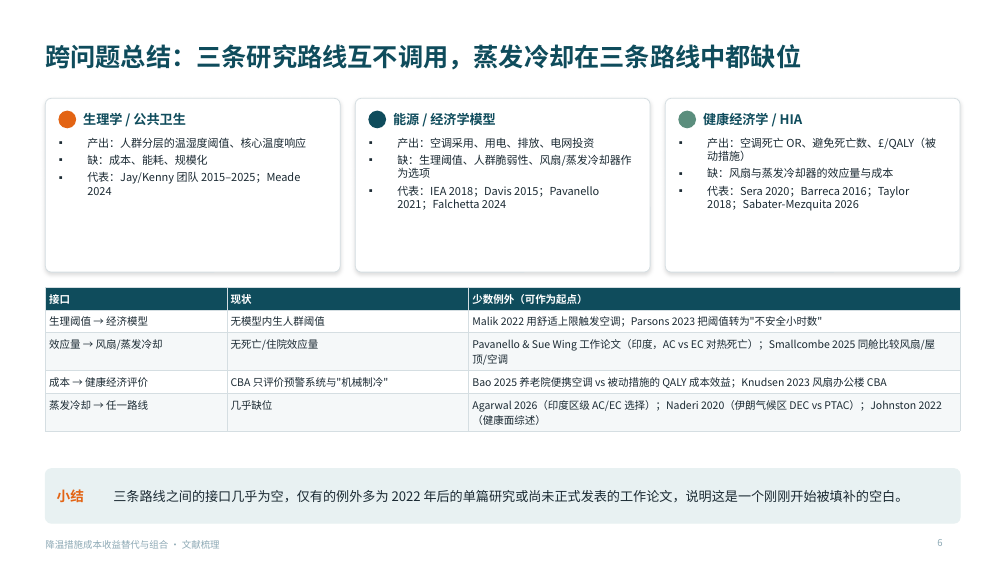
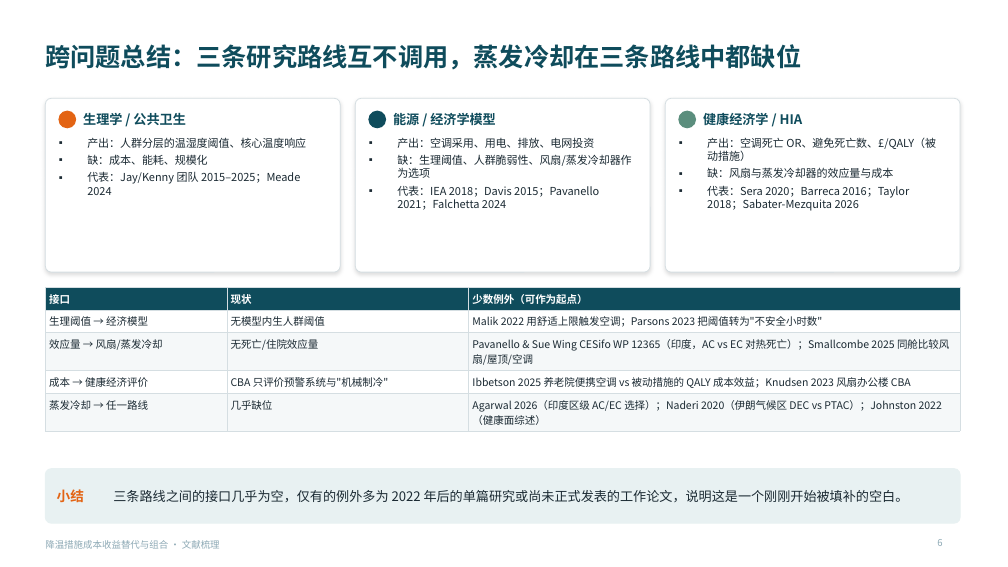
Before and after one commit to BoBoOrangeBIT/climate-paper6, a slide deck: slide 6 of lit_review_cooling/降温措施成本收益替代与组合_精炼结论版.pptx. Drawn at 1008x567 pixels with LibreOffice and Linux fonts; fonts in the diff are those of the drawing. Boxes give left, top, right and bottom in pixels: in the first picture for what was removed or moved away, otherwise in the second. Text is boxed around its words. In the diff, an @@ line names an element or a change of style, - is before the commit and + after.

```diff
--- a/lit_review_cooling/降温措施成本收益替代与组合_精炼结论版.pptx
+++ b/lit_review_cooling/降温措施成本收益替代与组合_精炼结论版.pptx
@@ table at (45, 287, 960, 429) @@
-row 3, column 3: Pavanello & Sue Wing 工作论文（印度，AC vs EC 对热死亡）；Smallcombe 2025 同舱比较风扇/屋顶/空调
+row 3, column 3: Pavanello & Sue Wing CESifo WP 12365（印度，AC vs EC 对热死亡）；Smallcombe 2025 同舱比较风扇/屋顶/空调
-row 4, column 3: Bao 2025 养老院便携空调 vs 被动措施的 QALY 成本效益；Knudsen 2023 风扇办公楼 CBA
+row 4, column 3: Ibbetson 2025 养老院便携空调 vs 被动措施的 QALY 成本效益；Knudsen 2023 风扇办公楼 CBA
```
Also in this commit, not shown: 7 other slides changed, 11 other files.
